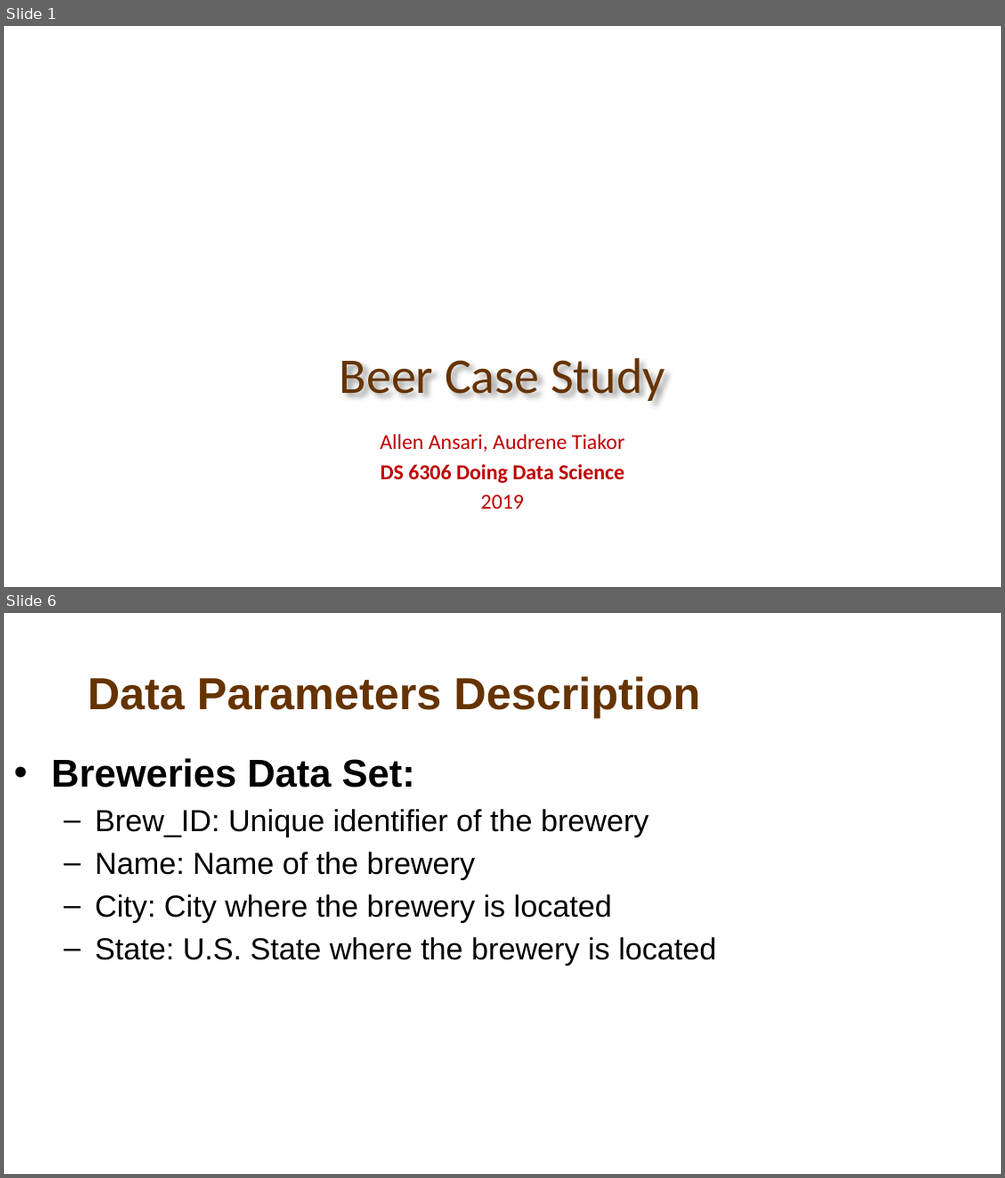
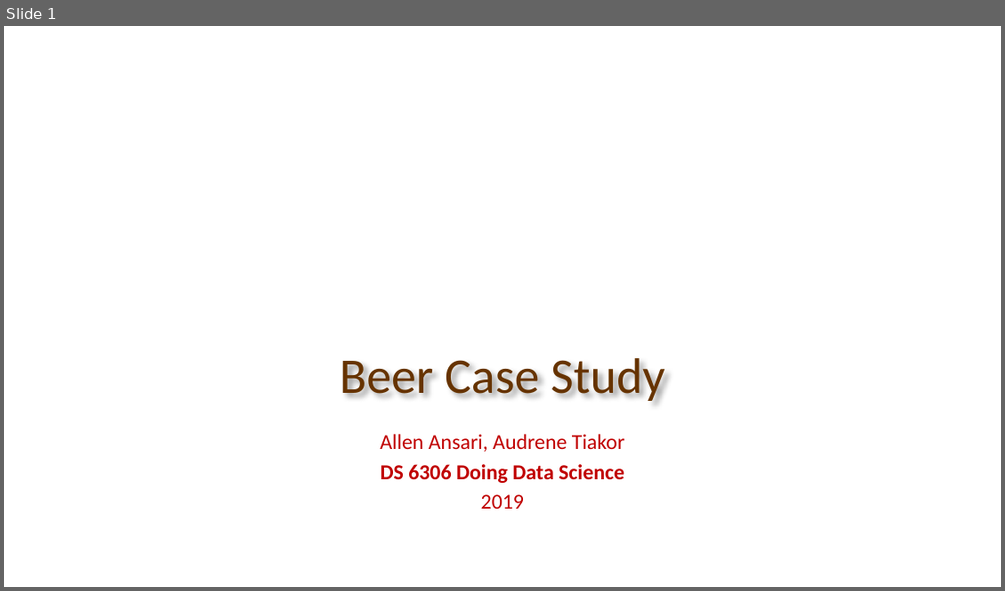
Before and after one commit to atiakor0/Beer_Study, a slide deck: Beer Study.pptx. Shown one above the other, each under a label of ours: slides 1 and 6 before the commit, slide 1 after it; the slides between them are not shown. The pictures are 1005x1178 and 1005x591 pixels, drawn with LibreOffice and Linux fonts; fonts in the diff are those of the drawing; background and template pictures are left out. Boxes give left, top, right and bottom in pixels: in the first picture for what was removed or moved away, otherwise in the second. Text is boxed around its words. In the diff, an @@ line names an element or a change of style, - is before the commit and + after.

```diff
--- a/Beer Study.pptx
+++ b/Beer Study.pptx
@@ slide 6 removed at (x1=4, y1=613, x2=1001, y2=1174), background picture (left out) @@
@@ title removed at (x1=88, y1=676, x2=700, y2=718) @@
-Data Parameters Description
@@ text removed at (x1=51, y1=758, x2=716, y2=965) @@
-• Breweries Data Set:
-  – Brew_ID: Unique identifier of the brewery
-  – Name: Name of the brewery
-  – City: City where the brewery is located
-  – State: U.S. State where the brewery is located
```
Also in this commit, not shown: 6 slides changed, 1 slide added, 5 other slides removed.
